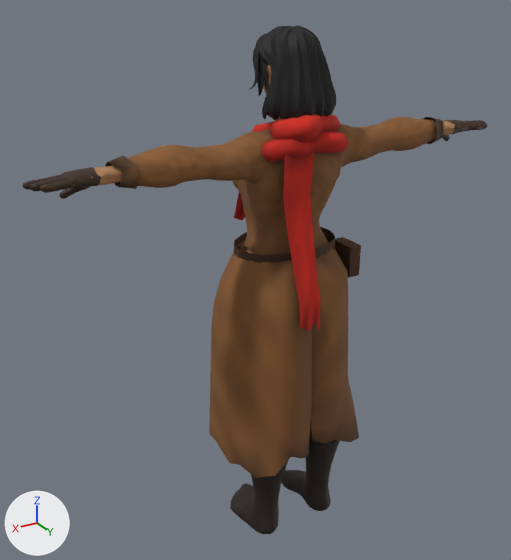
The glTF model assets/characters/hero.glb as it was, and as the next commit left it.
Both versions are drawn from a camera (50 mm lens) standing at (1.234, 1.869, 1.912) and looking at (0.081, -0.053, 0.951). The lights are fixed; the arrows at lower left show +X, +Y and +Z. The picture after the commit comes second. Vertices at exactly the same position are counted once.

In view in the first picture: 'a_mantel', 'f_stiefel', 'g_handsch', 'hair', 'scarf' and 3 more.
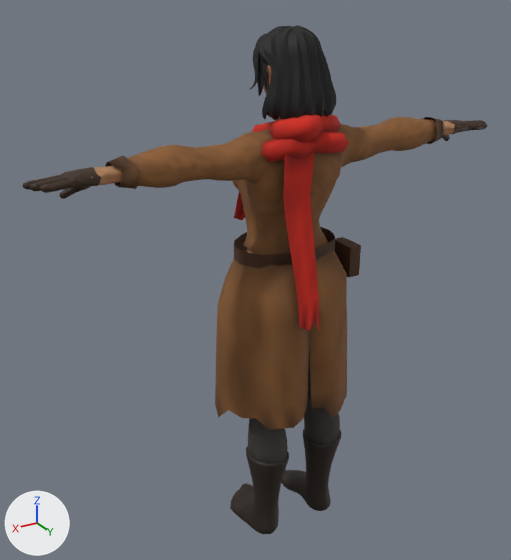
The edits, one by one:
me_a_mantel is used by ob_a_mantel; location (0.0, 0.0, 0.0).
me_a_mantel had 3015 vertices, 5670 faces and spanned x -0.605..0.605, y -0.164..0.223, z 0.052..1.5.
me_a_mantel now has 2955 vertices, 5566 faces and spans x -0.605..0.605, y -0.155..0.202, z 0.052..1.5.
Part 1, on me_a_mantel:
96 vertices are removed from x -0.27..0.284, y -0.164..0.223, z 0.338..1.08.
180 faces are deleted.
160 vertices move from x -0.255..0.273, y -0.153..0.213, z 0.54..1.08 to x -0.261..0.261, y -0.13..0.202, z 0.471..1.08.
36 vertices are added at x -0.212..0.051, y -0.132..0.187, z 0.498..1.08.
76 new faces join them.
Other edits to the shape of me_a_mantel do not show in these pictures.

Changed parts and their boxes [x1, y1, x2, y2] in the pictures (511 x 560 px; the box of a moved part takes in the faces that stretch with it):
'a_mantel', reshaped: before [106, 117, 444, 478]; after [106, 117, 444, 463]
part 1 of me_a_mantel, moved or reshaped: before [209, 275, 359, 478]; after [218, 238, 347, 410]
